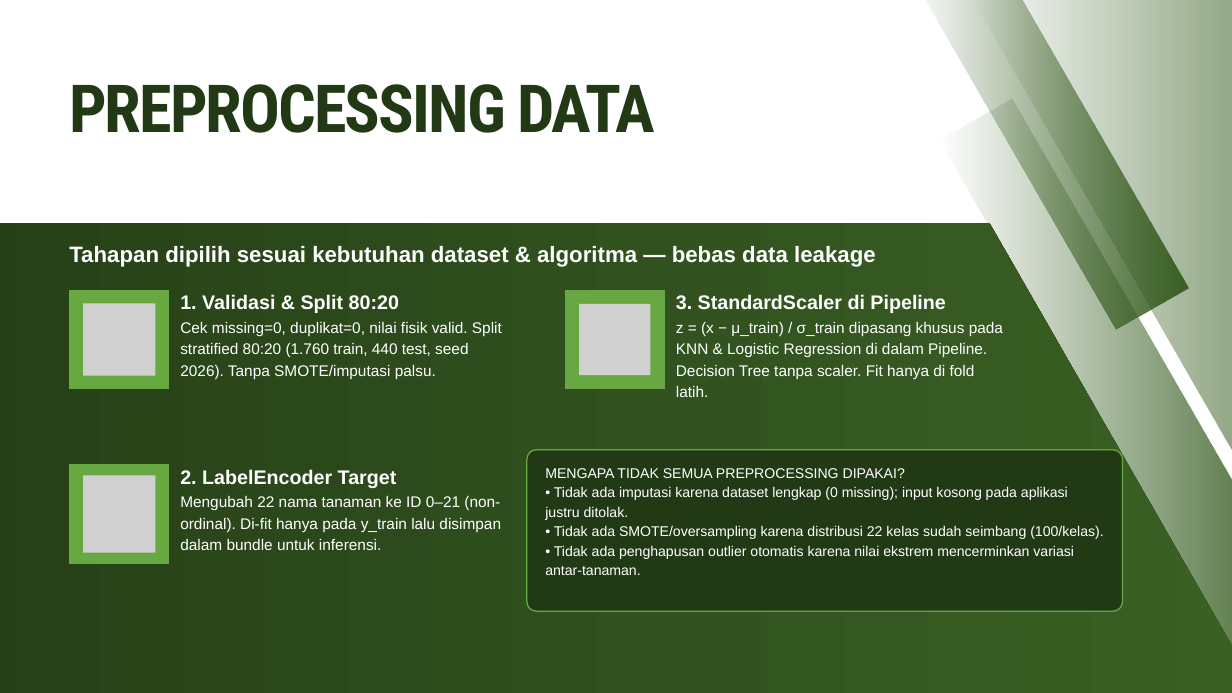
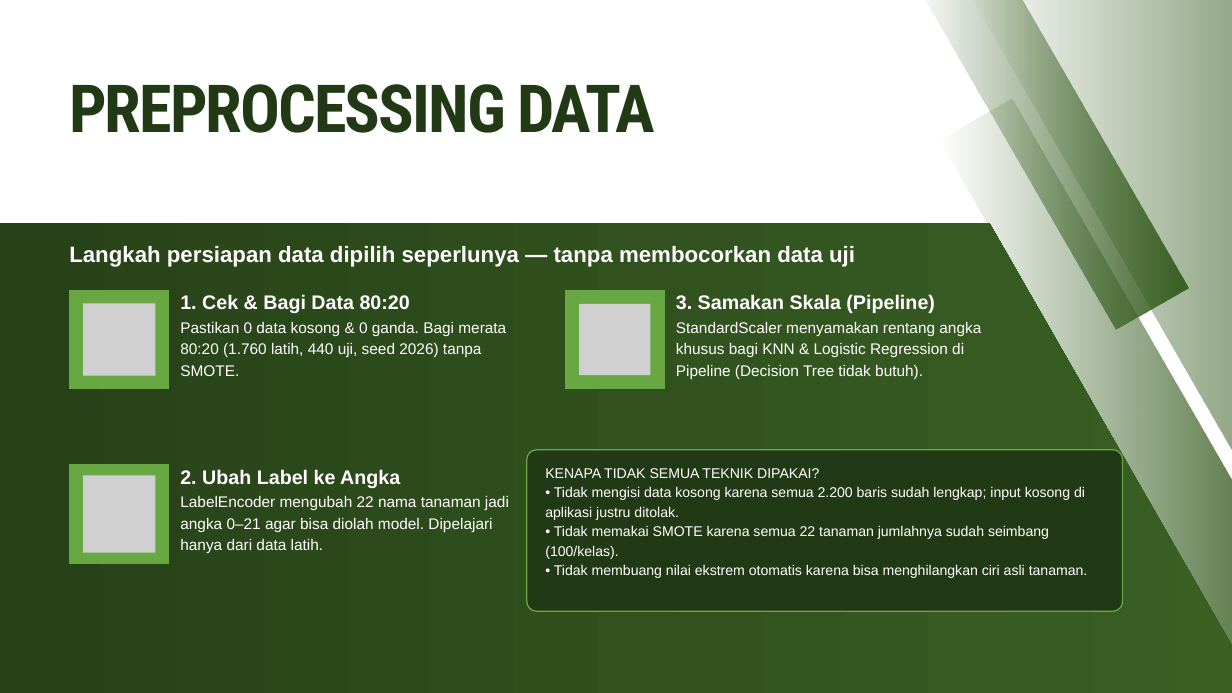
Before and after one commit to mikhailazka-dotcom/ML2026_TEK1302_Kelompok7_TunasMatch, a slide deck: slide 9 of presentation/Laporan_Proyek_Tanaman.pptx. Drawn at 1232x693 pixels with LibreOffice and Linux fonts; fonts in the diff are those of the drawing; grey boxes stand for pictures. Boxes give left, top, right and bottom in pixels: in the first picture for what was removed or moved away, otherwise in the second. Text is boxed around its words. In the diff, an @@ line names an element or a change of style, - is before the commit and + after.

```diff
--- a/presentation/Laporan_Proyek_Tanaman.pptx
+++ b/presentation/Laporan_Proyek_Tanaman.pptx
@@ text at <box>69,246,855,267</box>: text changed @@
-Tahapan dipilih sesuai kebutuhan dataset & algoritma — bebas data leakage
+Langkah persiapan data dipilih seperlunya — tanpa membocorkan data uji
@@ text at <box>180,294,410,313</box>: text changed @@
-1. Validasi & Split 80:20
+1. Cek & Bagi Data 80:20
@@ text at <box>676,294,935,313</box>: text changed @@
-3. StandardScaler di Pipeline
+3. Samakan Skala (Pipeline)
@@ text at <box>180,322,506,376</box>: text changed @@
-Cek missing=0, duplikat=0, nilai fisik valid. Split stratified 80:20 (1.760 train, 440 test, seed 2026). Tanpa SMOTE/imputasi palsu.
+Pastikan 0 data kosong & 0 ganda. Bagi merata 80:20 (1.760 latih, 440 uji, seed 2026) tanpa SMOTE.
@@ text at <box>676,322,981,379</box>: text changed @@
-z = (x − μ_train) / σ_train dipasang khusus pada KNN & Logistic Regression di dalam Pipeline. Decision Tree tanpa scaler. Fit hanya di fold latih.
+StandardScaler menyamakan rentang angka khusus bagi KNN & Logistic Regression di Pipeline (Decision Tree tidak butuh).
@@ text at <box>180,469,400,488</box>: text changed @@
-2. LabelEncoder Target
+2. Ubah Label ke Angka
@@ text at <box>545,468,1088,578</box>: text changed @@
-MENGAPA TIDAK SEMUA PREPROCESSING DIPAKAI?
-• Tidak ada imputasi karena dataset lengkap (0 missing); input kosong pada aplikasi justru ditolak.
-• Tidak ada SMOTE/oversampling karena distribusi 22 kelas sudah seimbang (100/kelas).
-• Tidak ada penghapusan outlier otomatis karena nilai ekstrem mencerminkan variasi antar-tanaman.
+KENAPA TIDAK SEMUA TEKNIK DIPAKAI?
+• Tidak mengisi data kosong karena semua 2.200 baris sudah lengkap; input kosong di aplikasi justru ditolak.
+• Tidak memakai SMOTE karena semua 22 tanaman jumlahnya sudah seimbang (100/kelas).
+• Tidak membuang nilai ekstrem otomatis karena bisa menghilangkan ciri asli tanaman.
@@ text at <box>180,496,509,553</box>: text changed @@
-Mengubah 22 nama tanaman ke ID 0–21 (non-ordinal). Di-fit hanya pada y_train lalu disimpan dalam bundle untuk inferensi.
+LabelEncoder mengubah 22 nama tanaman jadi angka 0–21 agar bisa diolah model. Dipelajari hanya dari data latih.
```
Also in this commit, not shown: 16 other slides changed, 5 other files.
